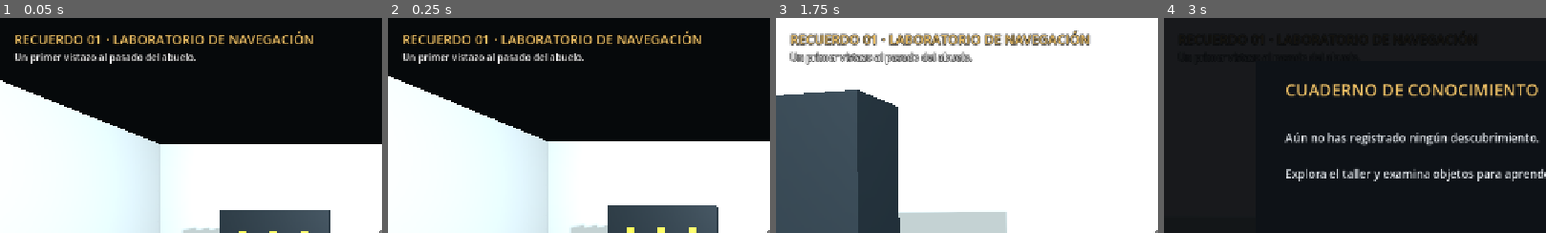
Above: before the commit, frames 1-4 (left to right).
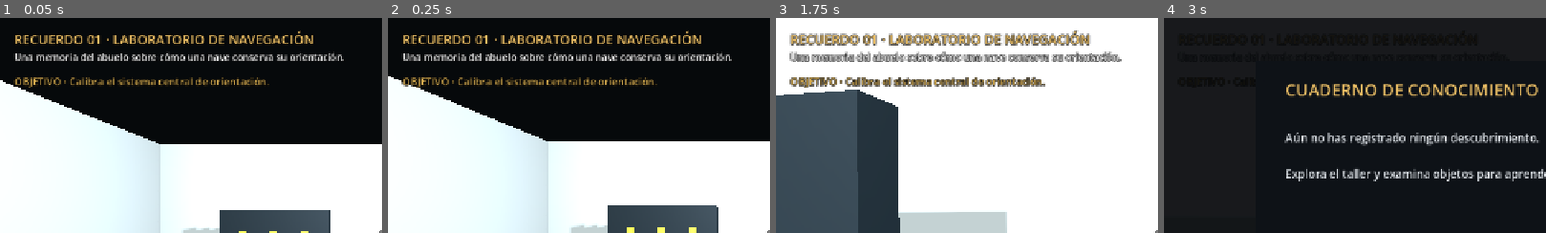
Above: after the commit, the same moments.

Repository: IDozy/starlightlegacy
Game: Godot game, scene res://levels/nasa_memory_01/nasa_memory_01.tscn
The game is run twice, just before and just after one commit, with the same random seed, the same clock (stepped at 60 frames per second) and the same inputs. This scene is started directly instead of the project's main scene.
Inputs (mouse positions are % of the whole screen's width and height, from its top left):
- Up to frame 1 (0.05 s): no input
- Up to frame 2 (0.25 s): no input
- Up to frame 3 (1.75 s): tap Enter at 0.5, 1.35 s; move the mouse to (55, 50) at 0.52 s; hold W from 0.53 s (still down); tap E at 0.6 s; click (55, 50) at 0.67 s; tap Space at 0.77, 1.52 s; move the mouse to (45, 50) at 1.27 s
- Up to frame 4 (3 s): keep holding W; tap Space at 2 s; move the mouse to (52, 48) at 2.02 s; tap K at 2.1 s; move the mouse to (49, 52) at 2.77 s; tap E at 2.85 s; click (49, 52) at 2.92 s
The pictures show only the part of the screen within x 0-50%, y 0-50%; the shares and areas given below are measured in that part.

The runs differ from the first frame. In frame 1, 3.4% of the frame differs, in the area x 3-90%, y 15-33%; in frame 2, 3.4%; in frame 3, 4.8%, in the area x 3-91%, y 15-33%; in frame 4, less than 0.1%.
Error before the commit: Invalid assignment of property or key 'visible' with value of type 'bool' on a base object of type 'null instance'. (res://levels/nasa_memory_01/nasa_memory_01…

Commit message:
feat: add memory objective and narration hud

Diff:
--- a/levels/nasa_memory_01/nasa_memory_01.tscn
+++ b/levels/nasa_memory_01/nasa_memory_01.tscn
@@ -27,9 +27,20 @@
 offset_top = 54.0
 offset_right = 650.0
 offset_bottom = 94.0
-text = "Un primer vistazo al pasado del abuelo."
+text = "Una memoria del abuelo sobre cómo una nave conserva su orientación."
 theme_override_font_sizes/font_size = 16
 theme_override_colors/font_outline_color = Color(0, 0, 0, 0.85)
+theme_override_constants/outline_size = 5
+
+[node name="Objective" type="Label" parent="HUD"]
+offset_left = 24.0
+offset_top = 94.0
+offset_right = 720.0
+offset_bottom = 132.0
+text = "OBJETIVO · Calibra el sistema central de orientación."
+theme_override_font_sizes/font_size = 17
+theme_override_colors/font_color = Color(0.86, 0.69, 0.32, 1)
+theme_override_colors/font_outline_color = Color(0, 0, 0, 0.9)
 theme_override_constants/outline_size = 5
 
 [node name="Crosshair" type="Label" parent="HUD"]
@@ -56,15 +67,34 @@
 anchor_top = 1.0
 anchor_right = 0.5
 anchor_bottom = 1.0
-offset_left = -220.0
+offset_left = -260.0
 offset_top = -90.0
-offset_right = 220.0
+offset_right = 260.0
 offset_bottom = -45.0
 grow_horizontal = 2
 grow_vertical = 0
-text = "E · Volver al taller"
+text = "E · Interactuar"
 horizontal_alignment = 1
 vertical_alignment = 1
 theme_override_font_sizes/font_size = 20
 theme_override_colors/font_outline_color = Color(0, 0, 0, 0.9)
 theme_override_constants/outline_size = 7
+
+[node name="Narration" type="Label" parent="HUD"]
+visible = false
+anchor_top = 1.0
+anchor_right = 1.0
+anchor_bottom = 1.0
+offset_left = 70.0
+offset_top = -180.0
+offset_right = -70.0
+offset_bottom = -112.0
+grow_vertical = 0
+text = "Abuelo: ..."
+horizontal_alignment = 1
+vertical_alignment = 1
+autowrap_mode = 2
+theme_override_font_sizes/font_size = 18
+theme_override_colors/font_color = Color(0.94, 0.87, 0.72, 1)
+theme_override_colors/font_outline_color = Color(0, 0, 0, 0.92)
+theme_override_constants/outline_size = 7
